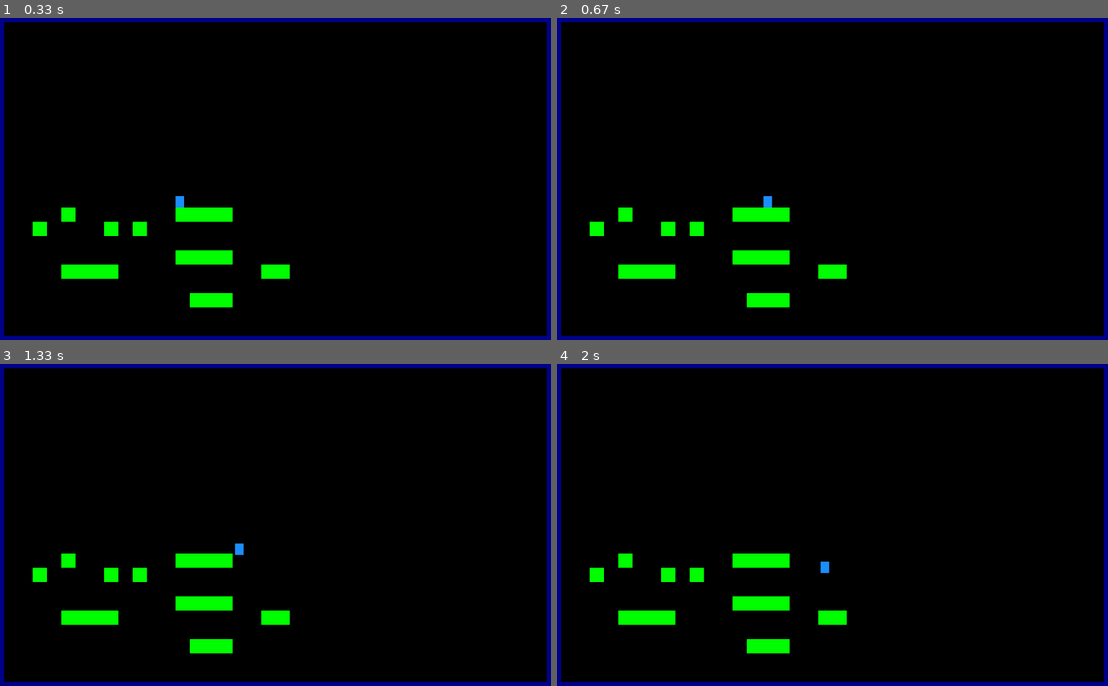
Above: before the commit, frames 1-4 (two rows, left to right).
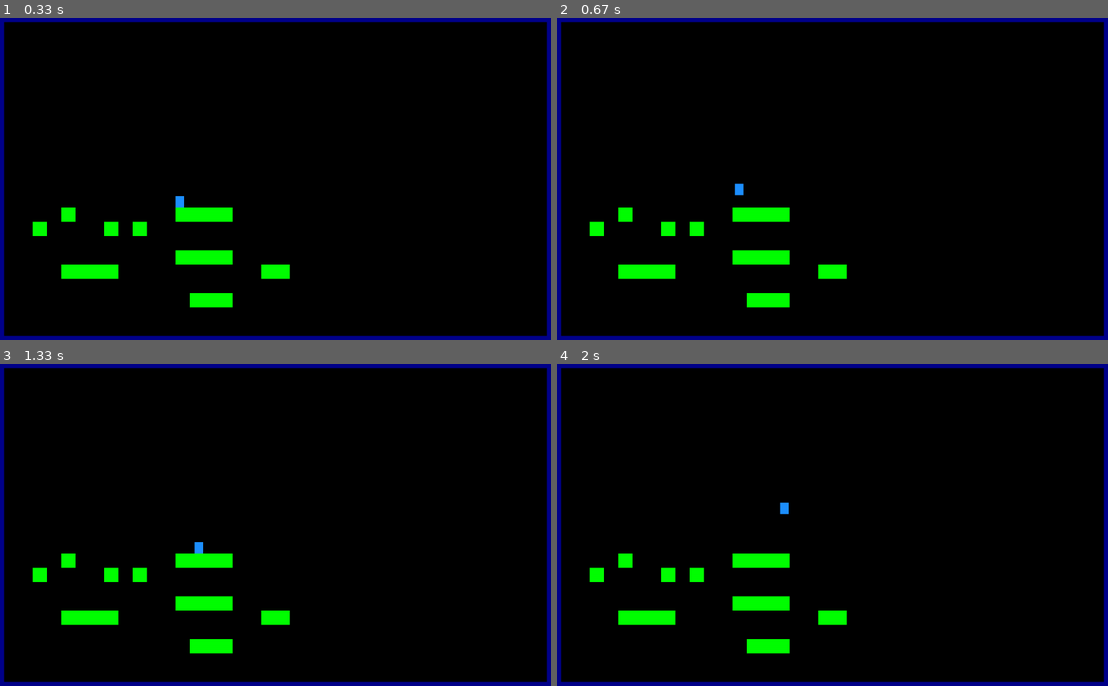
Above: after the commit, the same moments.

Repository: Imas7264/Pygame-Platformer
Game: pygame game, started from project/src/main.py
Two runs of this game, one before a commit and one after it. Both use one fixed random seed, a clock stepped at 60 frames per second and the inputs below.
Inputs:
- Up to frame 1 (0.33 s): no input
- Up to frame 2 (0.67 s): hold P from 0.33 s (still down); hold Right from 0.33 s (still down)
- Up to frame 3 (1.33 s): release P at 0.8 s; release Right at 0.8 s; tap F at 0.83 s; hold Right from 1.17 s (still down)
- Up to frame 4 (2 s): release Right at 1.63 s; hold Up 1.67-1.97 s

Frame 1 is identical in both runs. In frame 2, 0.1% of the frame differs, in the area x 32-40%, y 51-59%; in frame 3, 0.1%; in frame 4, 0.1%, in the area x 40-50%, y 42-65%.

Commit message:
Added the functionality to reset the position of the player to the starting position by pressing 'p' inorder to make testing easier

Diff:
--- a/project/src/level/container_generator.py
+++ b/project/src/level/container_generator.py
@@ -27,7 +27,17 @@
 
 def valid_platform(x, y, length, platforms)  -> bool:
  for platform in platforms:
-  if ((x>=platform["bound_x"][0] or x+length-1>=platform["bound_x"][0]) and x<=platform["bound_x"][1]) and (y<=platform["bound_y"][0] and y>=platform["bound_y"][1]):
+  if (
+      (
+       x+length-1>=platform["bound_x"][0] and
+       x<=platform["bound_x"][1]
+      )
+       and
+      (
+       y<=platform["bound_y"][0] and
+       y>=platform["bound_y"][1]
+      )
+     ):
    return False
 
  return True
--- a/project/src/main.py
+++ b/project/src/main.py
@@ -6,6 +6,7 @@
 from level.level_data import LEVEL_0
 
 from level.container_generator import populate_container
+
 class Game:
  def __init__(self):
   pygame.init()
--- a/project/src/sprites/player.py
+++ b/project/src/sprites/player.py
@@ -7,6 +7,7 @@
 
   self.image = pygame.Surface((18, 24))
   self.image.fill("dodgerblue")
+  self.originalPos = pos
   self.rect = self.image.get_rect(topleft=pos)
 
   #physics
@@ -24,6 +25,10 @@
 
  def get_input(self):
   keys = pygame.key.get_pressed()
+
+  if keys[pygame.K_p]:
+   self.rect.x = self.originalPos[0]
+   self.rect.y = self.originalPos[1]
 
   #moving right
   if keys[pygame.K_RIGHT] or keys[pygame.K_d]:
